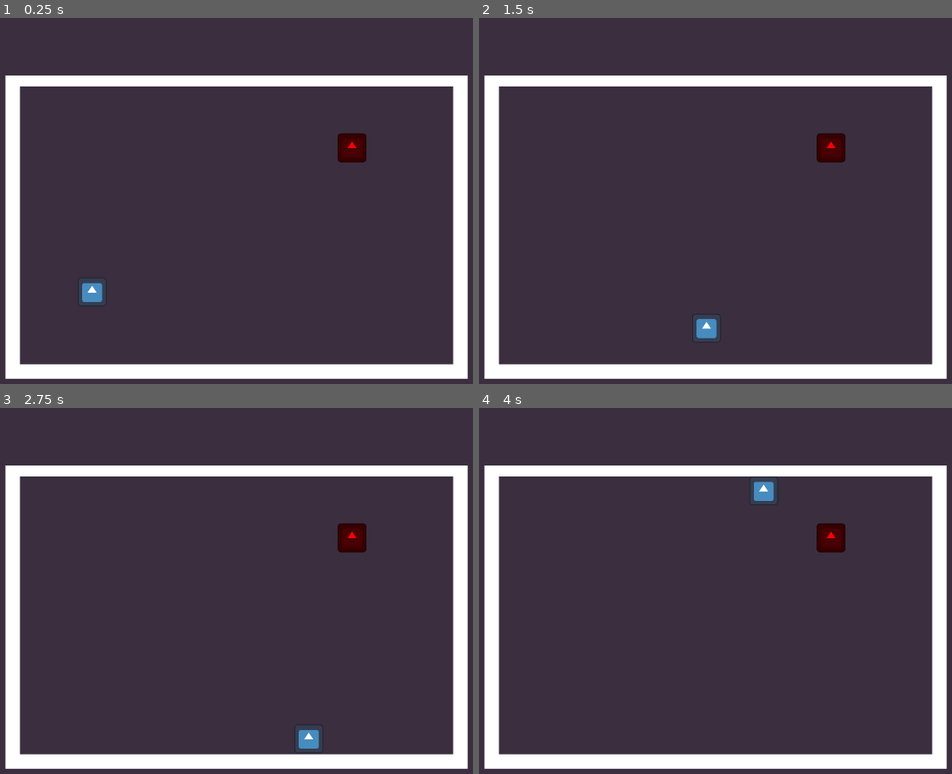
Above: before the commit, frames 1-4 (two rows, left to right).
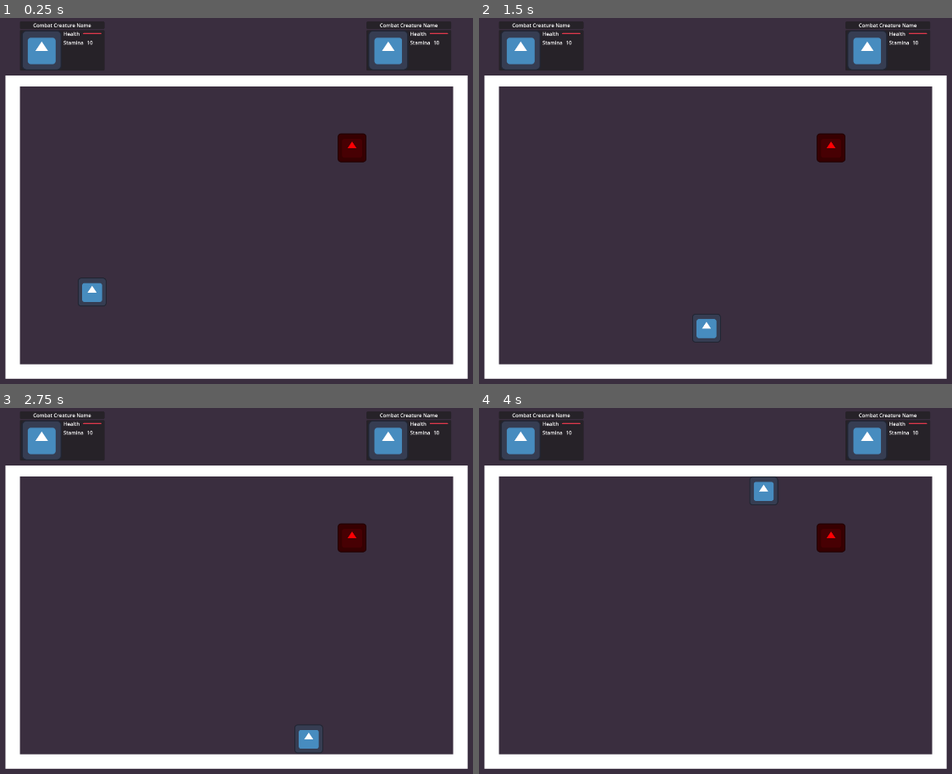
Above: after the commit, the same moments.

Repository: PhillypHenning/Artemis
Game: Godot game, scene res://scenes/Combat/combat_arena.tscn
The game is run twice, just before and just after one commit, with the same random seed, the same clock (stepped at 60 frames per second) and the same inputs. Before the commit the project has no main scene; this scene is started directly in both runs. The engine's default icon, where the game draws it, is replaced by a stand-in: a white triangle on a blue panel in a dark square.
Inputs:
- Up to frame 1 (0.25 s): no input
- Up to frame 2 (1.5 s): tap Enter at 0.5 s; hold D (move_right) 0.53-1.28 s; tap 3 (attack_far) at 0.6 s; hold S (move_down) from 1.28 s (still down); tap 2 (attack_medium) at 1.35 s
- Up to frame 3 (2.75 s): tap Space (dodge) at 2 s; release S (move_down) at 2.03 s; hold D (move_right) from 2.03 s (still down); tap 1 (attack_near) at 2.1 s
- Up to frame 4 (4 s): release D (move_right) at 2.78 s; hold W (move_up) 2.78-3.53 s; tap Shift (dash) at 2.85 s; tap Enter at 3.5 s; hold A (move_left) from 3.53 s (still down); tap Space (dodge) at 3.6 s

The runs differ from the first frame. In frame 1, 1.3% of the frame differs, in the area x 4-95%, y 1-15%; in frame 2, 1.3%; in frame 3, 1.3%; in frame 4, 1.3%.

Commit message:
Adding Combat Creature Card

Diff:
--- a/project.godot
+++ b/project.godot
@@ -11,6 +11,7 @@
 [application]
 
 config/name="Project_Artemis"
+run/main_scene="res://scenes/Menus/main_menu.tscn"
 config/features=PackedStringArray("4.2", "Forward Plus")
 config/icon="res://icon.svg"
 
--- a/scenes/Combat/combat_arena.tscn
+++ b/scenes/Combat/combat_arena.tscn
@@ -1,8 +1,9 @@
-[gd_scene load_steps=8 format=3 uid="uid://drrfk1gcr4ujm"]
+[gd_scene load_steps=9 format=3 uid="uid://drrfk1gcr4ujm"]
 
 [ext_resource type="Texture2D" uid="uid://rpa10nbehg0v" path="res://graphics/background/bg.png" id="1_61bhp"]
 [ext_resource type="PackedScene" uid="uid://bch1inx7rhsor" path="res://scenes/Combat/player_controlled_creature.tscn" id="2_x7vg8"]
 [ext_resource type="PackedScene" uid="uid://c8cdet8dkmps6" path="res://scenes/Combat/target_dummy.tscn" id="3_rwrr2"]
+[ext_resource type="PackedScene" uid="uid://bshn165lv7whk" path="res://scenes/UI/combat_creature_card.tscn" id="4_agv16"]
 
 [sub_resource type="RectangleShape2D" id="RectangleShape2D_nbob1"]
 size = Vector2(32, 657)
@@ -84,3 +85,17 @@
 
 [node name="TargetDummy" parent="." instance=ExtResource("3_rwrr2")]
 position = Vector2(992, 288)
+
+[node name="CombatCreatureCard" parent="." instance=ExtResource("4_agv16")]
+offset_left = 256.0
+offset_top = 8.0
+offset_right = 256.0
+offset_bottom = 8.0
+scale = Vector2(0.7, 0.7)
+
+[node name="CombatCreatureCard2" parent="." instance=ExtResource("4_agv16")]
+offset_left = 1024.0
+offset_top = 8.0
+offset_right = 1024.0
+offset_bottom = 8.0
+scale = Vector2(0.7, 0.7)
--- a/scripts/Menus/main_menu.tscn
+++ b/scenes/Menus/main_menu.tscn
@@ -1,14 +1,14 @@
 [gd_scene load_steps=5 format=3 uid="uid://b2nnwujgr5q6h"]
 
-[ext_resource type="Texture2D" uid="uid://rpa10nbehg0v" path="res://graphics/background/bg.png" id="1_yek5w"]
-[ext_resource type="Script" path="res://scenes/Menus/MainMenu.gd" id="2_fyiaw"]
-[ext_resource type="Texture2D" uid="uid://kvfnuub0g2nx" path="res://graphics/studio-intro/Roasted-Goblin-Intro.png" id="3_vux0g"]
-[ext_resource type="AudioStream" uid="uid://dsj52r0q15om7" path="res://audio/studio-intro/056399721-goblin-laugh-3.mp3" id="4_2u2jw"]
+[ext_resource type="Script" path="res://scripts/Menus/MainMenu.gd" id="1_4tvjj"]
+[ext_resource type="Texture2D" uid="uid://rpa10nbehg0v" path="res://graphics/background/bg.png" id="2_3e1uw"]
+[ext_resource type="Texture2D" uid="uid://kvfnuub0g2nx" path="res://graphics/studio-intro/Roasted-Goblin-Intro.png" id="3_nsx6i"]
+[ext_resource type="AudioStream" uid="uid://dsj52r0q15om7" path="res://audio/studio-intro/056399721-goblin-laugh-3.mp3" id="4_oif66"]
 
 [node name="MainMenu" type="Node"]
 
 [node name="CanvasLayer" type="CanvasLayer" parent="."]
-script = ExtResource("2_fyiaw")
+script = ExtResource("1_4tvjj")
 
 [node name="Main" type="Control" parent="CanvasLayer"]
 visible = false
--- /dev/null
+++ b/scenes/UI/combat_creature_card.tscn
@@ -0,0 +1,92 @@
+[gd_scene load_steps=3 format=3 uid="uid://bshn165lv7whk"]
+
+[ext_resource type="Texture2D" uid="uid://bgjksahkabcfy" path="res://icon.svg" id="1_dosg8"]
+[ext_resource type="Texture2D" uid="uid://bawdhuxx5041g" path="res://graphics/combat/healthbarProgress.png" id="2_ohqj5"]
+
+[node name="CombatCreatureCard" type="Control"]
+layout_mode = 3
+anchors_preset = 0
+scale = Vector2(0.75, 0.75)
+metadata/_edit_group_ = true
+
+[node name="Control" type="Control" parent="."]
+layout_mode = 1
+anchors_preset = 0
+
+[node name="VBoxContainer" type="VBoxContainer" parent="Control"]
+layout_mode = 1
+anchors_preset = 15
+anchor_right = 1.0
+anchor_bottom = 1.0
+offset_right = 268.0
+offset_bottom = 155.0
+grow_horizontal = 2
+grow_vertical = 2
+
+[node name="PanelContainer" type="PanelContainer" parent="Control/VBoxContainer"]
+layout_mode = 2
+
+[node name="MarginContainer" type="MarginContainer" parent="Control/VBoxContainer/PanelContainer"]
+layout_mode = 2
+
+[node name="CenterContainer" type="CenterContainer" parent="Control/VBoxContainer/PanelContainer/MarginContainer"]
+layout_mode = 2
+size_flags_horizontal = 4
+size_flags_vertical = 4
+
+[node name="Label" type="Label" parent="Control/VBoxContainer/PanelContainer/MarginContainer/CenterContainer"]
+layout_mode = 2
+text = "Combat Creature Name
+"
+
+[node name="PanelContainer2" type="PanelContainer" parent="Control/VBoxContainer"]
+layout_mode = 2
+
+[node name="MarginContainer" type="MarginContainer" parent="Control/VBoxContainer/PanelContainer2"]
+layout_mode = 2
+theme_override_constants/margin_left = 5
+
+[node name="HBoxContainer" type="HBoxContainer" parent="Control/VBoxContainer/PanelContainer2/MarginContainer"]
+layout_mode = 2
+theme_override_constants/separation = 5
+
+[node name="BoxContainer" type="BoxContainer" parent="Control/VBoxContainer/PanelContainer2/MarginContainer/HBoxContainer"]
+layout_mode = 2
+
+[node name="TextureRect" type="TextureRect" parent="Control/VBoxContainer/PanelContainer2/MarginContainer/HBoxContainer/BoxContainer"]
+layout_mode = 2
+tooltip_text = "teset?"
+texture = ExtResource("1_dosg8")
+stretch_mode = 2
+
+[node name="VBoxContainer" type="VBoxContainer" parent="Control/VBoxContainer/PanelContainer2/MarginContainer/HBoxContainer"]
+layout_mode = 2
+size_flags_vertical = 0
+theme_override_constants/separation = 5
+
+[node name="HBoxContainer" type="HBoxContainer" parent="Control/VBoxContainer/PanelContainer2/MarginContainer/HBoxContainer/VBoxContainer"]
+layout_mode = 2
+theme_override_constants/separation = 7
+
+[node name="Label" type="Label" parent="Control/VBoxContainer/PanelContainer2/MarginContainer/HBoxContainer/VBoxContainer/HBoxContainer"]
+layout_mode = 2
+text = "Health"
+
+[node name="TextureProgressBar" type="TextureProgressBar" parent="Control/VBoxContainer/PanelContainer2/MarginContainer/HBoxContainer/VBoxContainer/HBoxContainer"]
+layout_mode = 2
+size_flags_horizontal = 4
+size_flags_vertical = 4
+value = 100.0
+texture_progress = ExtResource("2_ohqj5")
+
+[node name="HBoxContainer2" type="HBoxContainer" parent="Control/VBoxContainer/PanelContainer2/MarginContainer/HBoxContainer/VBoxContainer"]
+layout_mode = 2
+theme_override_constants/separation = 10
+
+[node name="Label" type="Label" parent="Control/VBoxContainer/PanelContainer2/MarginContainer/HBoxContainer/VBoxContainer/HBoxContainer2"]
+layout_mode = 2
+text = "Stamina"
+
+[node name="Label2" type="Label" parent="Control/VBoxContainer/PanelContainer2/MarginContainer/HBoxContainer/VBoxContainer/HBoxContainer2"]
+layout_mode = 2
+text = "10"
Binary file added: graphics/combat/healthbarProgress.png
Not shown, added: graphics/combat/healthbarProgress.png.import
Binary file added: graphics/combat/healthbarUnder.png
Not shown, added: graphics/combat/healthbarUnder.png.import
Not shown: 2 places in scenes/Menus/main_menu.tscn that only renumber resources
Renamed: scenes/Menus/MainMenu.gd -> scripts/Menus/MainMenu.gd
